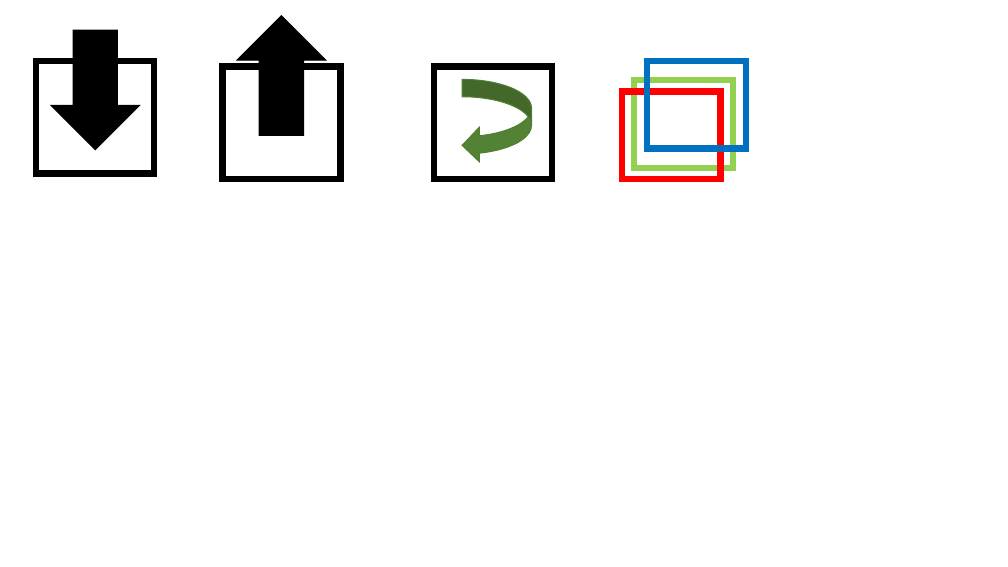
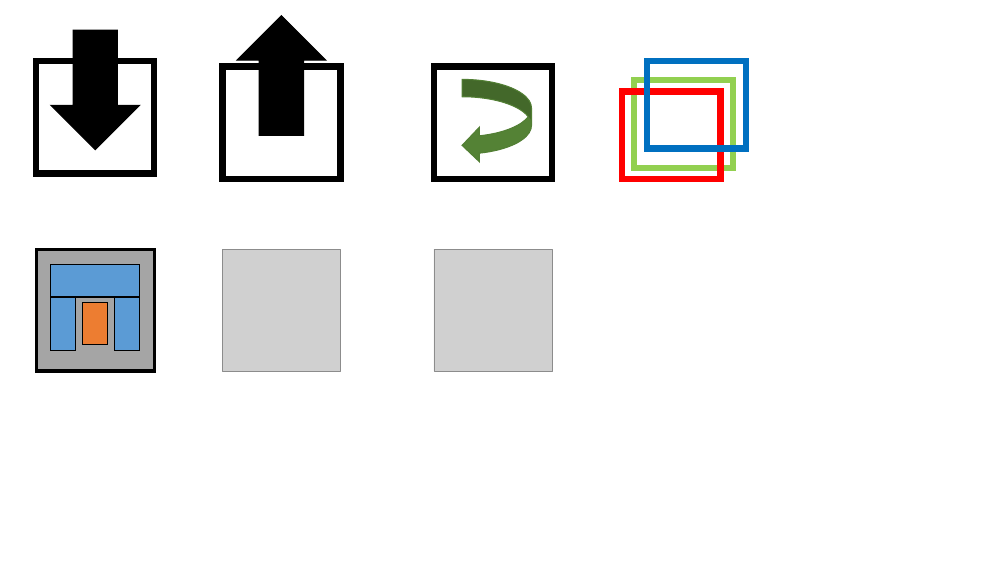
Before and after one commit to e3da/PowerSynth1-pkg, a slide deck: slide 1 of images/icons/modulestack.pptx. Drawn at 1008x567 pixels with LibreOffice and Linux fonts; fonts in the diff are those of the drawing; grey boxes stand for pictures. Boxes give left, top, right and bottom in pixels: in the first picture for what was removed or moved away, otherwise in the second. Text is boxed around its words. In the diff, an @@ line names an element or a change of style, - is before the commit and + after.

```diff
--- a/images/icons/modulestack.pptx
+++ b/images/icons/modulestack.pptx
@@ picture added at bbox=[222, 250, 340, 371] @@
@@ picture added at bbox=[434, 250, 552, 371] @@
@@ group added at bbox=[36, 250, 154, 371]: 5 rectangles @@
```
Also in this commit, not shown: 1 other file.
